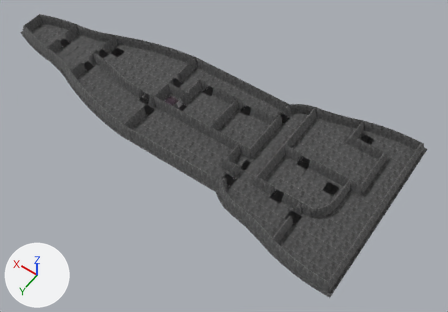
Renders of the glTF model cpp-version/assets/ships/ship1/levels3d/level_5/level_5.gltf from each side of a commit.
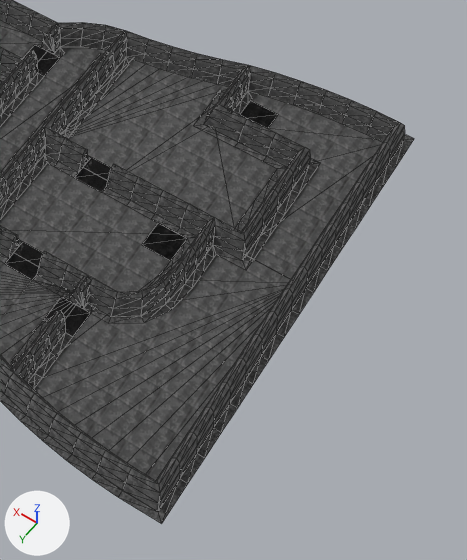
The first picture shows the older version from a 50 mm lens placed at (-8.1, 57.2, 65.0), pointed at (23.1, 13.5, -3.6). The close-ups show the older and then the newer version on the part from 60% to 100% of the width and 31% to 100% of the height of that picture. Only the edits that show in the close-ups are written down. Every picture has the same lights, and +X, +Y and +Z are marked at lower left. The close-ups show mesh edges as thin lines. Vertices at exactly the same position are counted once.
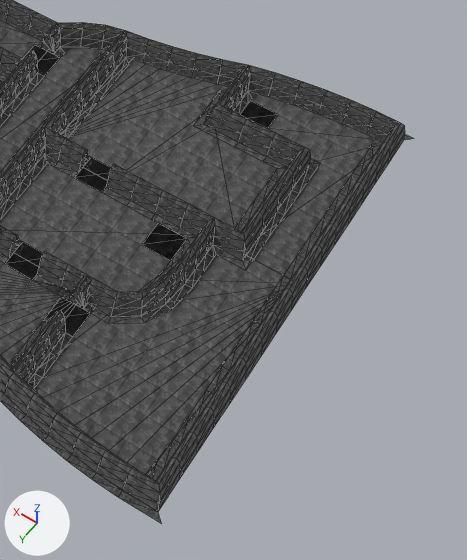
Location of each change, (x1, y1, x2, y2) in pixels of the close-ups (467 x 560 px; the box of a moved part takes in the faces that stretch with it):
'Mesh_47', reshaped (9% narrower, 12% shorter)
    before: (158, 139, 414, 523)
    after: (149, 143, 382, 481)
part 1 of me_mesh_47, moved or reshaped
    before: (158, 479, 188, 523)
    after: (149, 465, 163, 481)
part 2 of me_mesh_47, moved or reshaped
    before: (180, 165, 395, 484)
    after: (156, 154, 372, 469)
part 3 of me_mesh_47, moved or reshaped
    before: (388, 139, 414, 168)
    after: (366, 143, 382, 157)

The change in detail:
me_mesh_47 is used by ob_mesh_47; location (0.0, 0.0, 0.0).
me_mesh_47 had 34 vertices, 32 faces and spanned x 0.0..0.4, y -1.0..25.4, z 0.0.
me_mesh_47 now has 34 vertices, 32 faces and spans x 1.2..1.6, y 0.2..24.2, z 0.0.
me_mesh_47 part 1: all 2 vertices in x 0.0..0.4, y 25.0..25.4, z 0.0 are moved by (1.2, -1.2, 0.0).
me_mesh_47 part 2: all 30 vertices in x 0.0..0.4, y 1.3..23.0, z 0.0 are moved by (1.2, 0.0, 0.0).
me_mesh_47 part 3: all 2 vertices in x 0.0..0.4, y -1.0..-0.6, z 0.0 are moved by (1.2, 1.2, 0.0).
